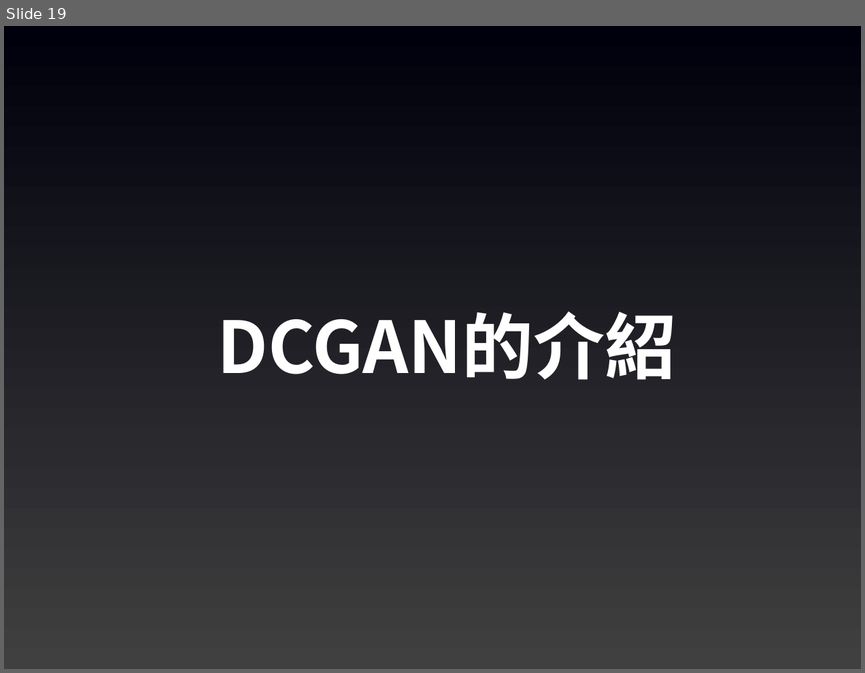
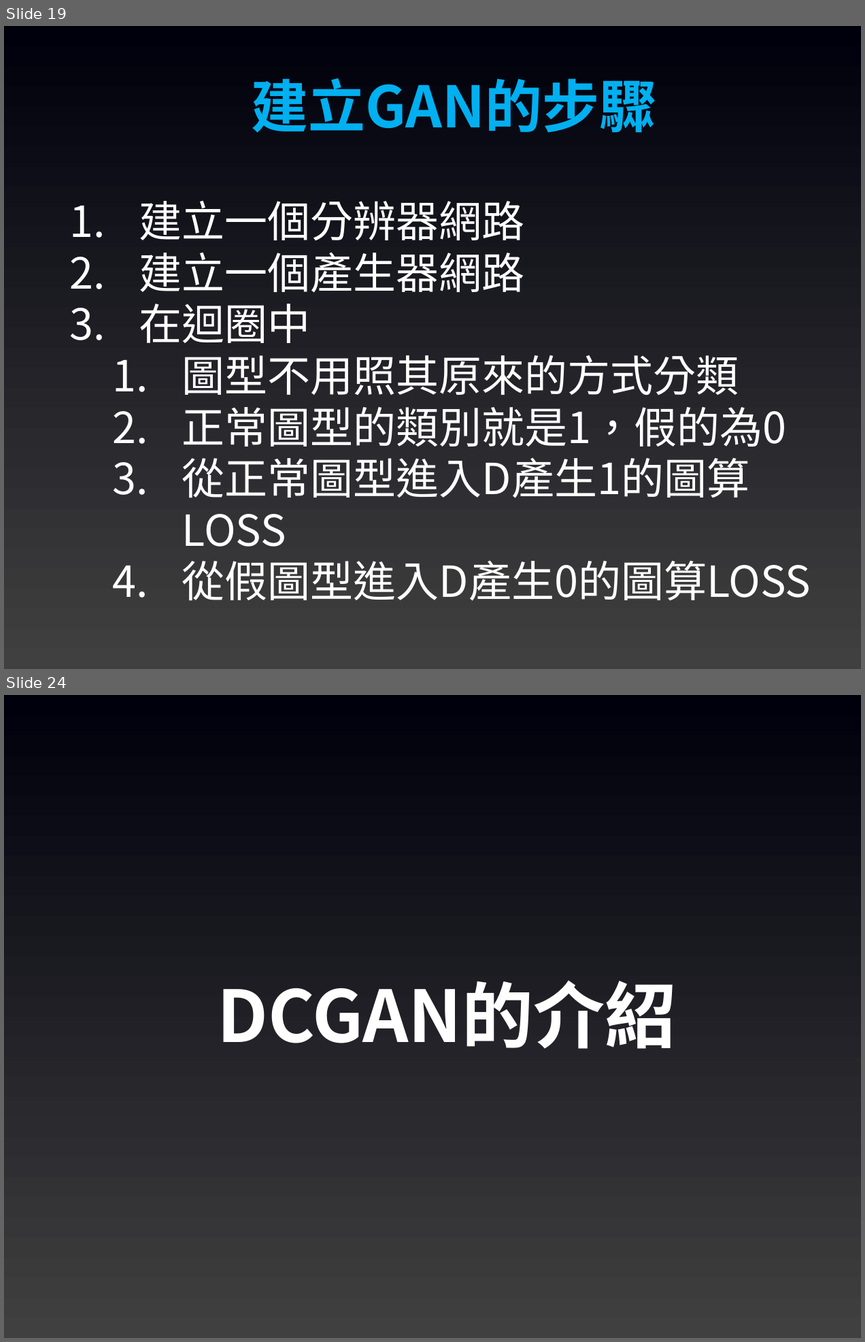
Before and after one commit to joshhu/cht_pytorch_201910, a slide deck: 05 - GAN.pptx. Shown one above the other, each under a label of ours: slide 19 before the commit, slides 19 and 24 after it; the slides between them are not shown. The pictures are 865x673 and 865x1342 pixels, drawn with LibreOffice and Linux fonts; fonts in the diff are those of the drawing. Boxes give left, top, right and bottom in pixels: in the first picture for what was removed or moved away, otherwise in the second. Text is boxed around its words. In the diff, an @@ line names an element or a change of style, - is before the commit and + after.

```diff
--- a/05 - GAN.pptx
+++ b/05 - GAN.pptx
@@ slide 19 added at [4,26,861,669], background gradient #404040 to #00000C @@
@@ text added at [251,78,656,133], 48 pt, text #00B0F0, bold @@
+建立GAN的步驟
@@ text added at [139,201,810,601], 36 pt, text #FFFFFF @@
+1. 建立一個分辨器網路
+2. 建立一個產生器網路
+3. 在迴圈中
+  1. 圖型不用照其原來的方式分類
+  2. 正常圖型的類別就是1，假的為0
+  3. 從正常圖型進入D產生1的圖算LOSS
+  4. 從假圖型進入D產生0的圖算LOSS
@@ what was slide 19 is now slide 24 @@
```
Also in this commit, not shown: 1 slide changed, 4 other slides added, 5 other files.
